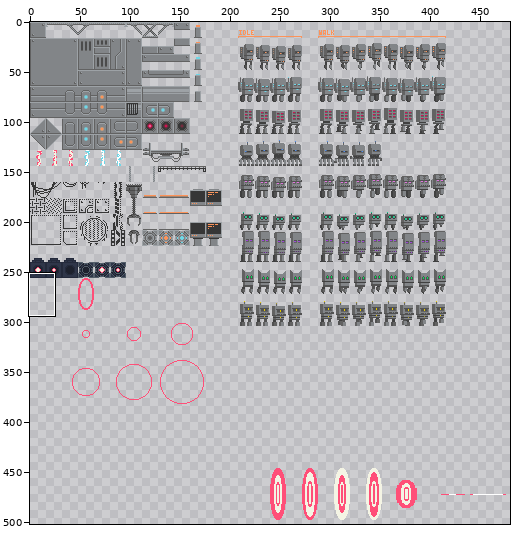
Sprite sheet: assets/OldSpritesheets/robot.v1.png. The picture above shows the old version from afar; the outline marks the close-up.
Close-up. Earlier state:
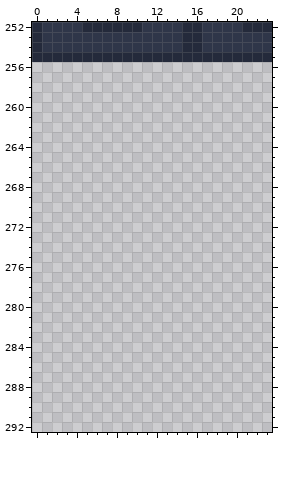
The file is 512x512 pixels. Colours within 5 levels of each other are drawn and written as one. Shown: x 0..23, y 252..292. The wide view leaves out empty margins. The commit also changed other parts of the picture, which this record leaves out.
After the commit:
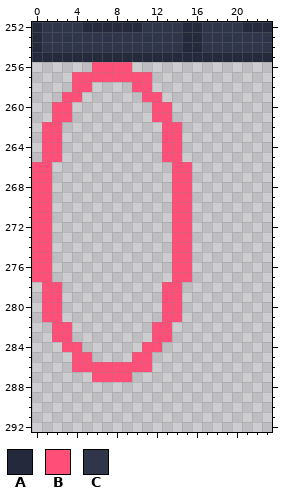
Palette (. is transparent): A #242a3b  B #ff4f78  C #2f3649
Diff:
@@ x 0..23 @@
 255 AAAAAAAAAAAAAAAAAAAAAAAA
-256 ........................
-257 ........................
-258 ........................
-259 ........................
-260 ........................
-261 ........................
-262 ........................
-263 ........................
-264 ........................
-265 ........................
-266 ........................
-267 ........................
-268 ........................
-269 ........................
-270 ........................
-271 ........................
-272 ........................
-273 ........................
-274 ........................
-275 ........................
-276 ........................
-277 ........................
-278 ........................
-279 ........................
-280 ........................
-281 ........................
-282 ........................
-283 ........................
-284 ........................
-285 ........................
-286 ........................
-287 ........................
+256 ......BBBB..............
+257 ....BBBBBBBB............
+258 ....BB....BB............
+259 ...BB......BB...........
+260 ..BB........BB..........
+261 ..BB........BB..........
+262 .BB..........BB.........
+263 .BB..........BB.........
+264 .BB..........BB.........
+265 .BB..........BB.........
+266 BB............BB........
+267 BB............BB........
+268 BB............BB........
+269 BB............BB........
+270 BB............BB........
+271 BB............BB........
+272 BB............BB........
+273 BB............BB........
+274 BB............BB........
+275 BB............BB........
+276 BB............BB........
+277 BB............BB........
+278 .BB..........BB.........
+279 .BB..........BB.........
+280 .BB..........BB.........
+281 .BB..........BB.........
+282 ..BB........BB..........
+283 ..BB........BB..........
+284 ...BB......BB...........
+285 ....BB....BB............
+286 ....BBBBBBBB............
+287 ......BBBB..............
 288 ........................
Changed places in both close-ups, as pixel boxes (x1, y1, x2, y2):
added: (32, 62, 192, 382)
